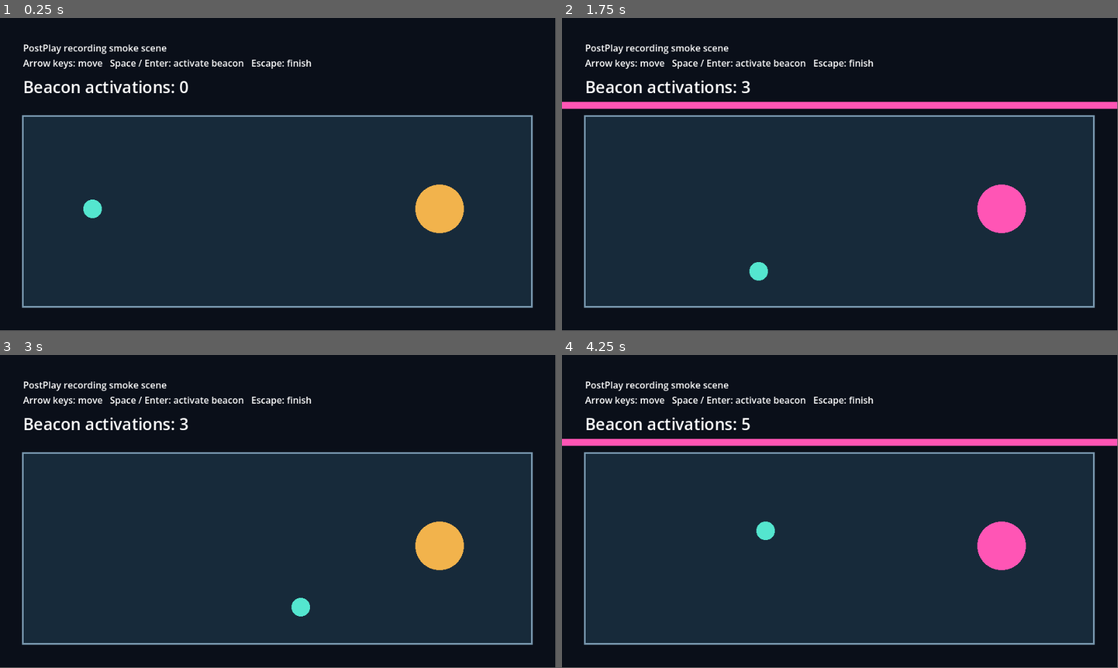
Above: before the commit, frames 1-4 (two rows, left to right).
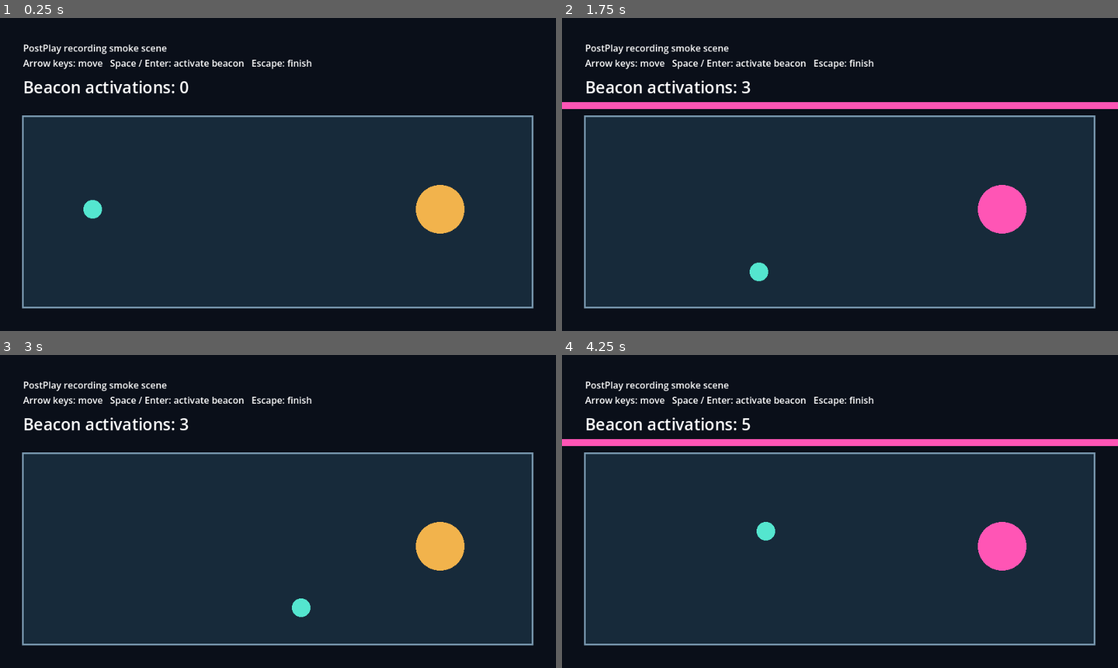
Above: after the commit, the same moments.

Repository: alexishachemi/postplay
Game: Godot game, scene res://main.tscn
The game is run twice, just before and just after one commit, with the same random seed, the same clock (stepped at 60 frames per second) and the same inputs.
Inputs:
- Up to frame 1 (0.25 s): no input
- Up to frame 2 (1.75 s): tap Enter (ui_accept) at 0.5, 0.77, 1.52 s; hold Right (ui_right) 0.53-1.28 s; hold Down (ui_down) from 1.28 s (still down)
- Up to frame 3 (3 s): release Down (ui_down) at 2.03 s; hold Right (ui_right) 2.03-2.78 s; hold Up (ui_up) from 2.78 s (still down)
- Up to frame 4 (4.25 s): tap Enter (ui_accept) at 3.02, 3.77 s; release Up (ui_up) at 3.53 s; hold Left (ui_left) from 3.53 s (still down)
In our replay, the window is 799x449 before the commit and 800x450 after it. These sizes can differ from the game's own. Grey fills any space a smaller window leaves; there, only what the larger window draws over its background counts as a difference.

The runs differ from the first frame. In frame 1, 2.2% of the frame differs, in the area x 4-96%, y 8-93%; in frame 2, 2.6%, in the area x 0-100%, y 8-93%; in frame 3, 2.2%; in frame 4, 2.6%.

Commit message:
fix(demo): stabilize Movie Maker viewport framing

Diff:
--- a/demo/project.godot
+++ b/demo/project.godot
@@ -9,6 +9,8 @@
 [display]
 window/size/viewport_width=960
 window/size/viewport_height=540
+window/stretch/mode="viewport"
+window/stretch/aspect="keep"
 
 [editor_plugins]
 enabled=PackedStringArray("res://addons/postplay/plugin.cfg")
--- /dev/null
+++ b/demo/tests/movie_maker_api_probe.gd
@@ -0,0 +1,35 @@
+extends SceneTree
+## Run with --headless --editor to probe the pinned editor's capture API.
+
+
+func _initialize() -> void:
+	call_deferred("run_probe")
+
+
+func run_probe() -> void:
+	# Let editor initialization and its resource scan finish before quitting.
+	await process_frame
+	await process_frame
+	var editor = Engine.get_singleton("EditorInterface")
+	if editor == null:
+		push_error("EditorInterface singleton unavailable")
+		quit(1)
+		return
+	while editor.get_resource_filesystem().is_scanning():
+		await process_frame
+	for method in ["is_movie_maker_enabled", "set_movie_maker_enabled", "play_main_scene", "stop_playing_scene", "is_playing_scene"]:
+		if not editor.has_method(method):
+			push_error("Missing editor method: " + method)
+			quit(1)
+			return
+	var original: bool = editor.is_movie_maker_enabled()
+	editor.set_movie_maker_enabled(not original)
+	var changed: bool = editor.is_movie_maker_enabled() == not original
+	editor.set_movie_maker_enabled(original)
+	if not changed or editor.is_movie_maker_enabled() != original:
+		push_error("Movie Maker toggle/restoration failed")
+		quit(1)
+		return
+	print("PASS: Movie Maker toggle/restoration; launch/stop methods available")
+	print("Movie output setting exists: ", ProjectSettings.has_setting("editor/movie_writer/movie_file"))
+	quit()
Not shown, added: demo/tests/movie_maker_api_probe.gd.uid
